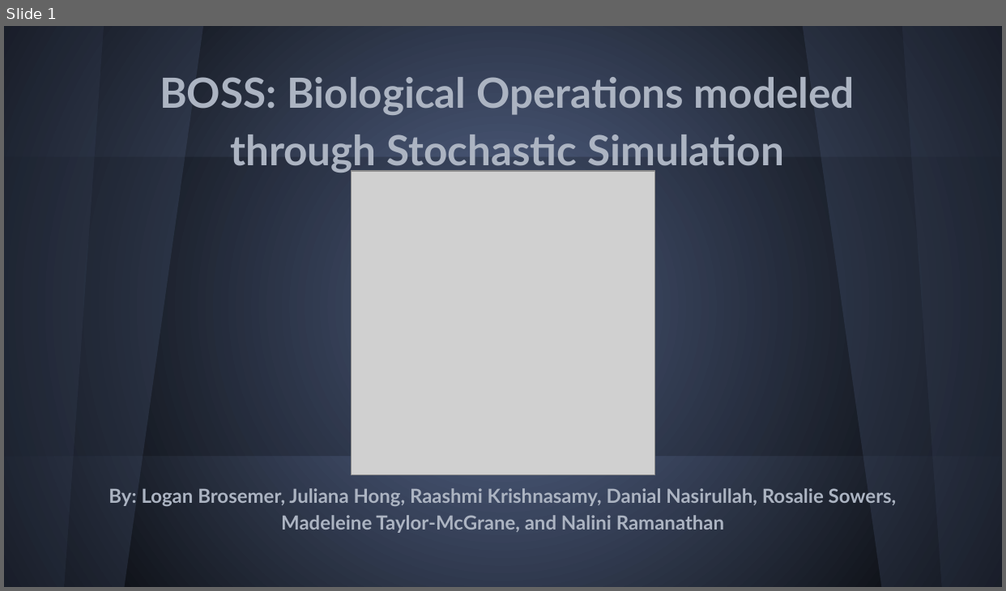
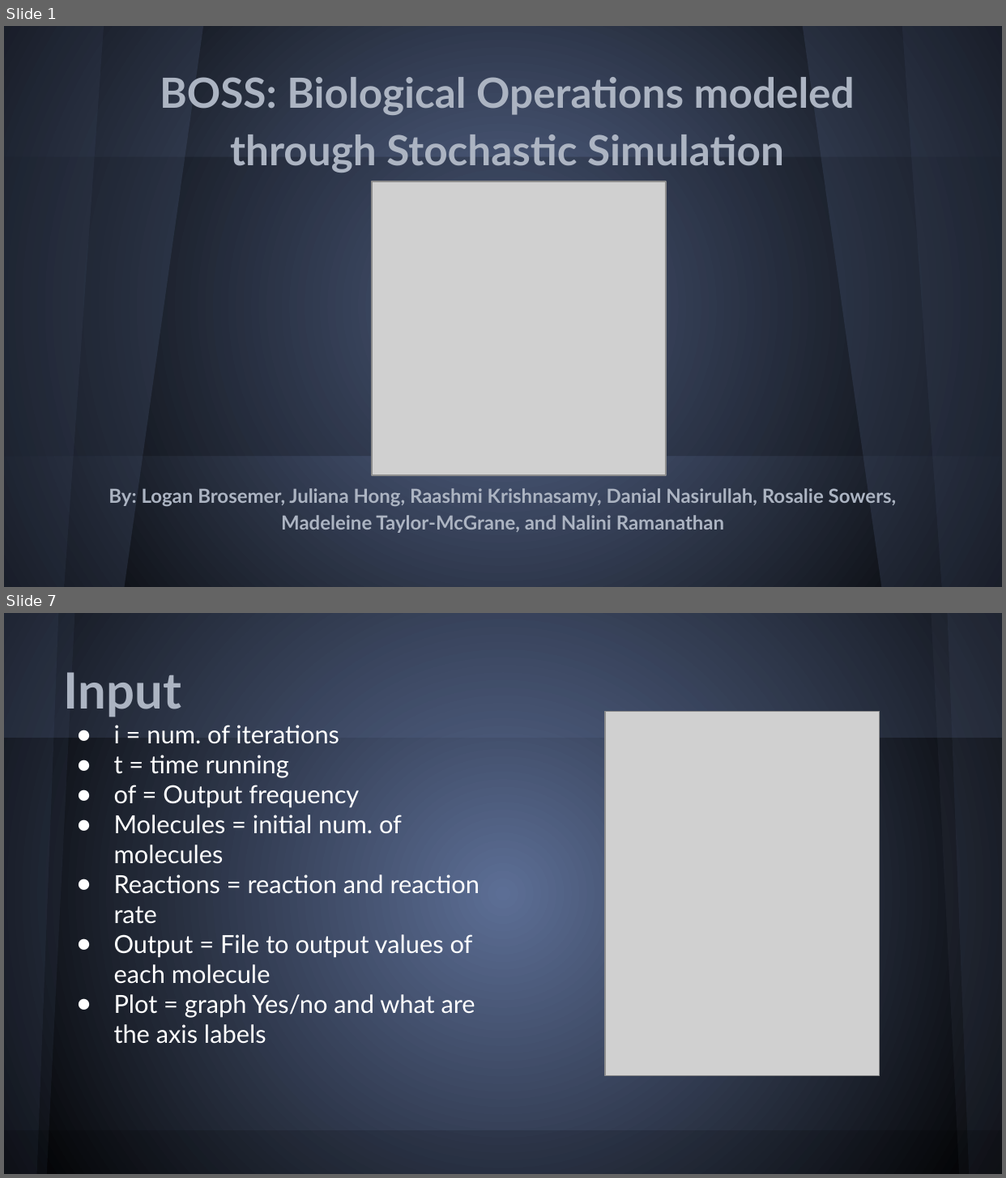
Before and after one commit to PGSSCompBio14/Stochastic-Simulator-Project, a slide deck: powerpoint/BOSSppt.pptx. Shown one above the other, each under a label of ours: slide 1 before the commit, slides 1 and 7 after it; the slides between them are not shown. The pictures are 1006x591 and 1006x1178 pixels, drawn with LibreOffice and Linux fonts; fonts in the diff are those of the drawing; grey boxes stand for pictures. Boxes give left, top, right and bottom in pixels: in the first picture for what was removed or moved away, otherwise in the second. Text is boxed around its words. In the diff, an @@ line names an element or a change of style, - is before the commit and + after.

```diff
--- a/powerpoint/BOSSppt.pptx
+++ b/powerpoint/BOSSppt.pptx
@@ slide 7 added at (4, 613, 1002, 1174), background gradient #5C6E95 to #000000 @@
@@ rectangle added at (4, 613, 1002, 738), fill #5C6E95 at 20% opacity @@
@@ freeform shape added at (4, 613, 74, 1174), fill #5C6E95 at 10% opacity @@
@@ freeform shape added at (4, 613, 59, 1174), fill #5C6E95 at 10% opacity @@
@@ freeform shape added at (931, 613, 1002, 1174), fill #5A6378 at 10% opacity @@
@@ freeform shape added at (947, 613, 1002, 1174), fill #5C6E95 at 10% opacity @@
@@ title added at (64, 672, 181, 717), 36 pt, text #ACB4C2, bold @@
+Input
@@ text added at (114, 725, 479, 1044), 18 pt, text #FFFFFF @@
+● i = num. of iterations
+● t = time running
+● of = Output frequency
+● Molecules = initial num. of molecules
+● Reactions = reaction and reaction rate
+● Output = File to output values of each molecule
+● Plot = graph Yes/no and what are the axis labels
@@ picture added at (605, 711, 879, 1076) @@
@@ rectangle added at (4, 1131, 1002, 1174), fill #000000 at 15% opacity @@
@@ slide 1 changed as well @@
@@ picture: place and size @@
-picture at (351, 171, 655, 475)
+picture at (371, 182, 666, 476)
```
Also in this commit, not shown: 6 other slides changed, 15 other slides added, 7 slides removed.
